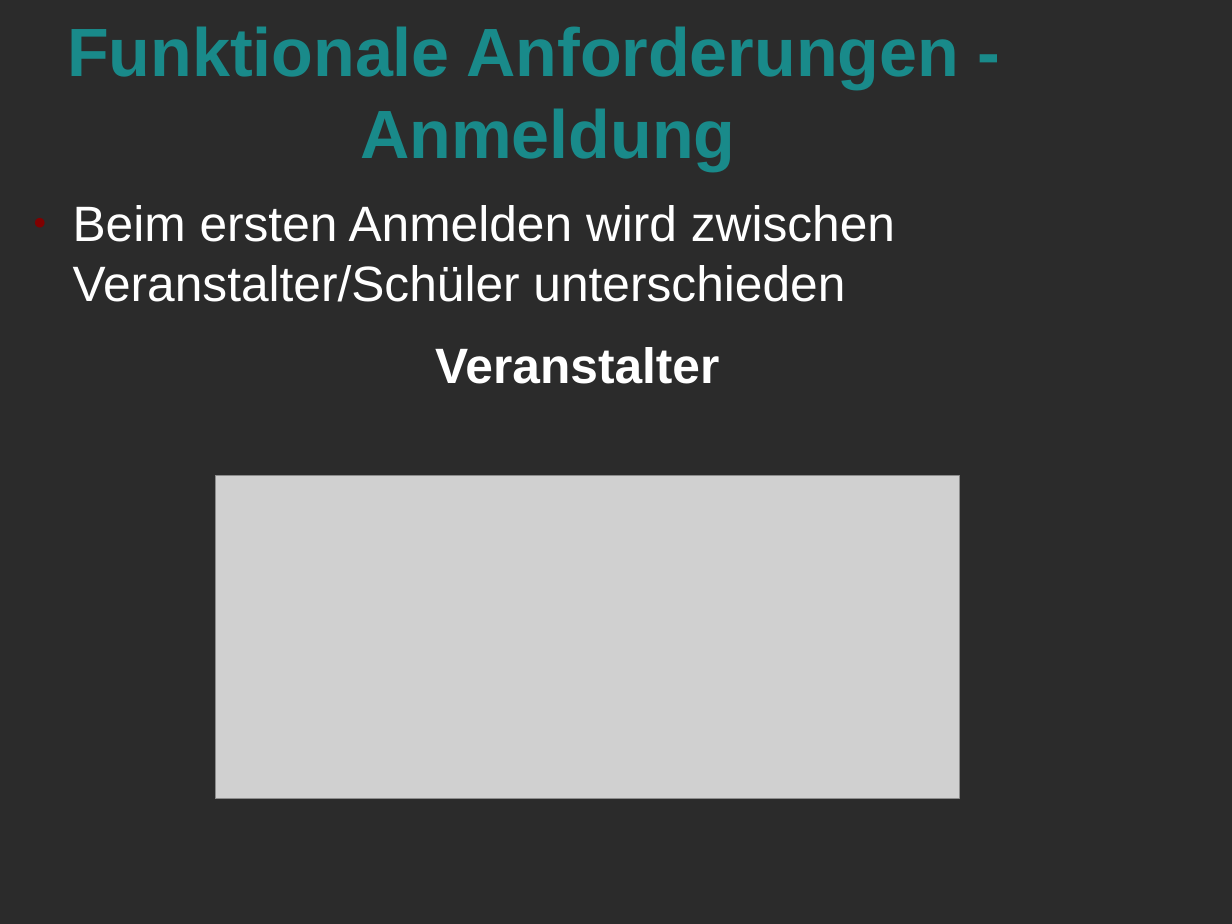
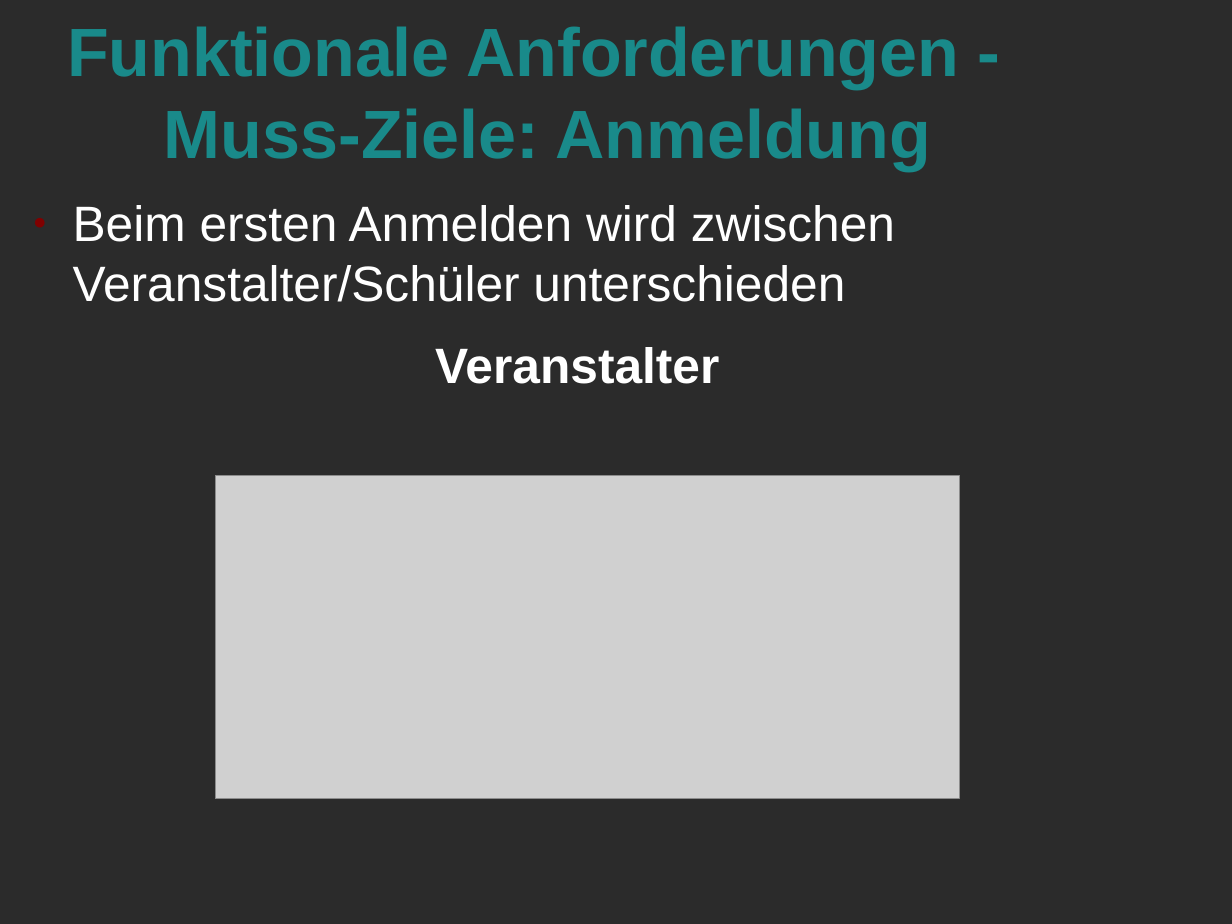
Before and after one commit to Marcel2603/hg17b, a slide deck: slide 8 of Dokumente/Review 1 Praesentation/Review 1.odp. Drawn at 1232x924 pixels with LibreOffice and Linux fonts; fonts in the diff are those of the drawing; grey boxes stand for pictures; background and template pictures are left out; a plain dark background stands for a picture behind light text. Boxes give left, top, right and bottom in pixels: in the first picture for what was removed or moved away, otherwise in the second. Text is boxed around its words. In the diff, an @@ line names an element or a change of style, - is before the commit and + after.

```diff
--- a/Dokumente/Review 1 Praesentation/Review 1.odp
+++ b/Dokumente/Review 1 Praesentation/Review 1.odp
@@ title at (67, 26, 959, 170): text changed @@
-Funktionale Anforderungen -
-Anmeldung
+Funktionale Anforderungen -
+Muss-Ziele: Anmeldung
```
Also in this commit, not shown: 2 other slides changed, 1 slide added.
